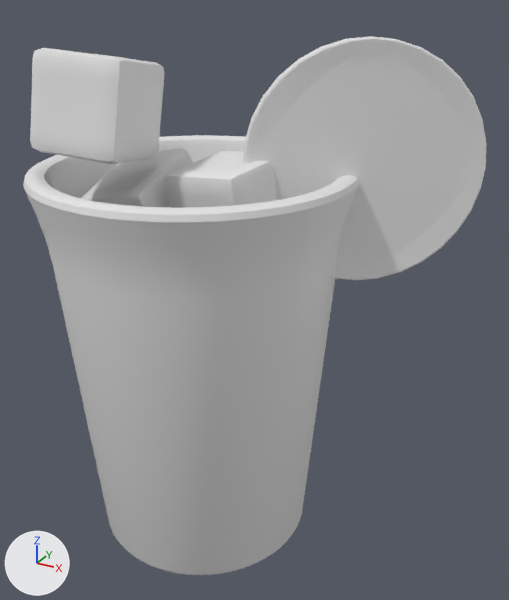
An edit to the OBJ model public/assets/drink-baked/blog0061.obj, drawn before and after from the same camera.
One viewpoint serves both versions: a camera (50 mm lens) standing at (3.41, -5.12, 5.11) and looking at (0.54, 0.1, 2.5). The lights are fixed; the arrows at lower left show +X, +Y and +Z. The older version comes first. Where no turn or scale is listed for an object, it has been applied to the vertices.
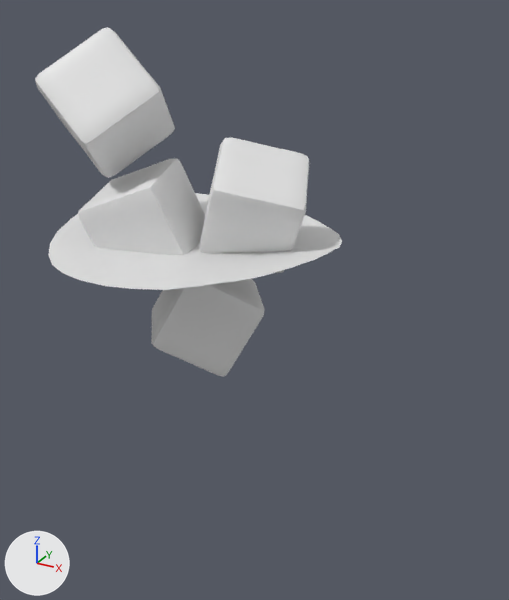
Boxes (x1, y1, x2, y2) around the edits, measured in the pictures (509 x 600 px; the box of a moved part takes in the faces that stretch with it):
```json
{"object": "Cylinder", "change": "deleted", "before": [23, 135, 359, 575]}
{"object": "Circle.001", "change": "deleted", "before": [243, 36, 487, 280]}
{"object": "Cube.003", "change": "reshaped", "before": [30, 48, 164, 164], "after": [35, 27, 175, 178], "on screen": "30% taller"}
{"object": "Cube.002", "change": "reshaped", "before": [164, 151, 278, 208], "after": [199, 137, 309, 273]}
{"object": "Cube.001", "change": "reshaped", "before": [82, 148, 193, 207], "after": [78, 159, 205, 255]}
{"part": 1, "of": "me_cube", "change": "moved or reshaped", "after": [151, 279, 265, 377], "on screen": "not visible before"}
{"part": 5, "of": "me_plane", "change": "moved or reshaped", "after": [48, 193, 342, 289], "on screen": "not visible before"}
```

Edits to the scene script, one JSON object a line:
```json
{"block": "me_cube", "where": "# used by ob_cube; location = (0.0, 0.0, 0.0)"}
{"op": "remove", "block": "me_cube", "code": "me_cube.from_pydata(...)  # 386 vertices, 384 faces; spans x -0.628..0.65, y -0.625..0.621, z 1.799..2.879"}
{"op": "add", "block": "me_cube", "code": "me_cube.from_pydata(...)  # 386 vertices, 384 faces; spans x -0.58..0.675, y -0.565..0.632, z 1.775..2.819"}
{"block": "me_cube", "change": "me_cube part 1: the whole mesh is multiplied about its middle by the matrix ((-0.957, -0.287, 0.05), (-0.055, 0.347, 0.936), (-0.286, 0.893, -0.347)), then moved by (0.037, 0.036, -0.042)"}
{"block": "me_cube_001", "where": "# used by ob_cube_001; location = (0.0, 0.0, 0.0)"}
{"op": "remove", "block": "me_cube_001", "code": "me_cube_001.from_pydata(...)  # 386 vertices, 384 faces; spans x -0.954..-0.007, y -0.548..0.498, z 2.699..3.806"}
{"op": "add", "block": "me_cube_001", "code": "me_cube_001.from_pydata(...)  # 386 vertices, 384 faces; spans x -1.005..0.111, y -0.66..0.385, z 2.638..3.699"}
{"block": "me_cube_001", "change": "me_cube_001 part 2: the whole mesh is multiplied about its middle by the matrix ((0.949, -0.245, -0.199), (0.285, 0.937, 0.202), (0.137, -0.249, 0.959)), then moved by (0.034, -0.112, -0.084)"}
{"block": "me_cube_002", "where": "# used by ob_cube_002; location = (0.0, 0.0, 0.0)"}
{"op": "remove", "block": "me_cube_002", "code": "me_cube_002.from_pydata(...)  # 386 vertices, 384 faces; spans x -0.08..0.906, y -0.517..0.445, z 2.926..3.866"}
{"op": "add", "block": "me_cube_002", "code": "me_cube_002.from_pydata(...)  # 386 vertices, 384 faces; spans x -0.094..1.08, y -0.398..0.768, z 2.807..3.928"}
{"block": "me_cube_002", "change": "me_cube_002 part 3: the whole mesh is multiplied about its middle by the matrix ((0.159, -0.939, 0.305), (-0.218, -0.335, -0.917), (0.963, 0.08, -0.258)), then moved by (0.08, 0.221, -0.029)"}
{"block": "me_cube_003", "where": "# used by ob_cube_003; location = (0.0, 0.0, 0.0)"}
{"op": "remove", "block": "me_cube_003", "code": "me_cube_003.from_pydata(...)  # 386 vertices, 384 faces; spans x -1.057..-0.124, y -0.992..-0.006, z 3.763..4.7"}
{"op": "add", "block": "me_cube_003", "code": "me_cube_003.from_pydata(...)  # 386 vertices, 384 faces; spans x -1.368..-0.14, y -0.763..0.385, z 3.547..4.827"}
{"block": "me_cube_003", "change": "me_cube_003 part 4: the whole mesh is multiplied about its middle by the matrix ((0.554, -0.378, -0.742), (0.531, 0.846, -0.035), (0.641, -0.375, 0.669)), then moved by (-0.163, 0.31, -0.045)"}
{"block": "me_plane", "where": "# used by ob_plane; location = (0.0, 0.0, 0.0)"}
{"op": "remove", "block": "me_plane", "code": "me_plane.from_pydata(...)  # 252 vertices, 74 faces; spans x -1.31..1.31, y -1.3..1.3, z 3.01..3.15"}
{"op": "add", "block": "me_plane", "code": "me_plane.from_pydata(...)  # 212 vertices, 155 faces; spans x -1.31..1.31, y -1.31..1.31, z 3.0..3.15"}
{"block": "me_plane", "change": "me_plane part 5: 16 vertices moved from x -1.21..1.21, y -1.3..1.3, z 3.04..3.15 to x -1.21..1.21, y -1.31..1.31, z 3.03..3.13; 186 vertices removed from x -1.31..1.31, y -1.3..1.3, z 3.01..3.15; 146 vertices added at x -1.3..1.3, y -1.29..1.29, z 3.0..3.15"}
{"op": "remove", "block": "ob_circle_001", "code": ["ob_circle_001 = bpy.data.objects.new('Circle.001', me_circle_001)", "ob_circle_001.location = (0.0, 0.0, 0.0)"]}
{"op": "remove", "block": "ob_cylinder", "code": ["ob_cylinder = bpy.data.objects.new('Cylinder', me_cylinder)", "ob_cylinder.location = (0.0, 0.0, 0.0)"]}
```
